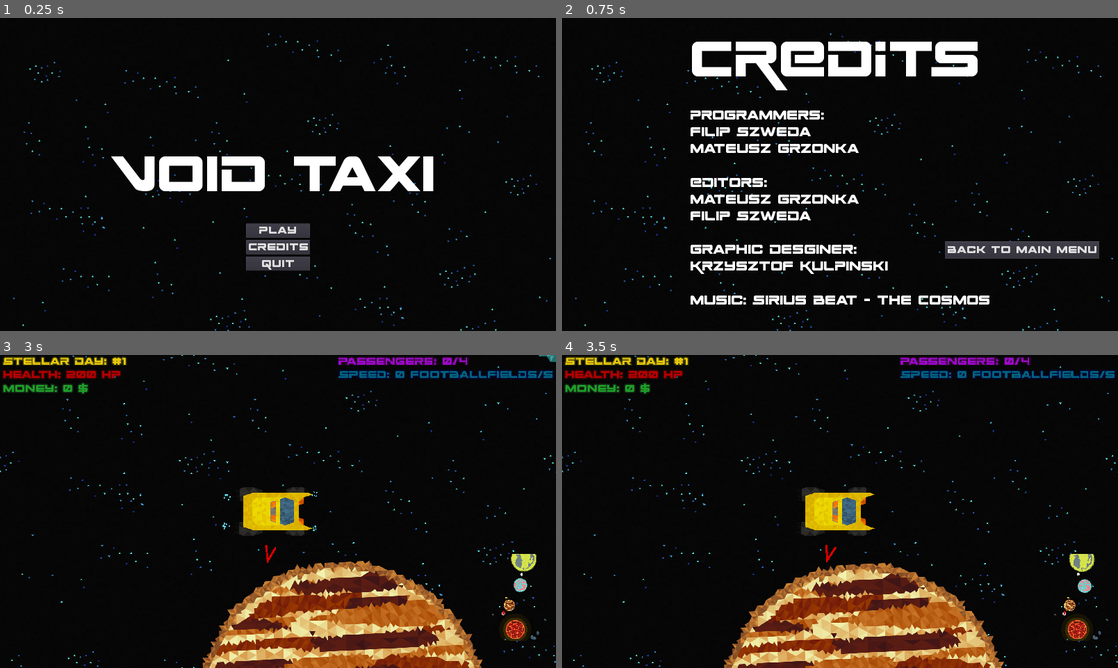
Above: before the commit, frames 1-4 (two rows, left to right).
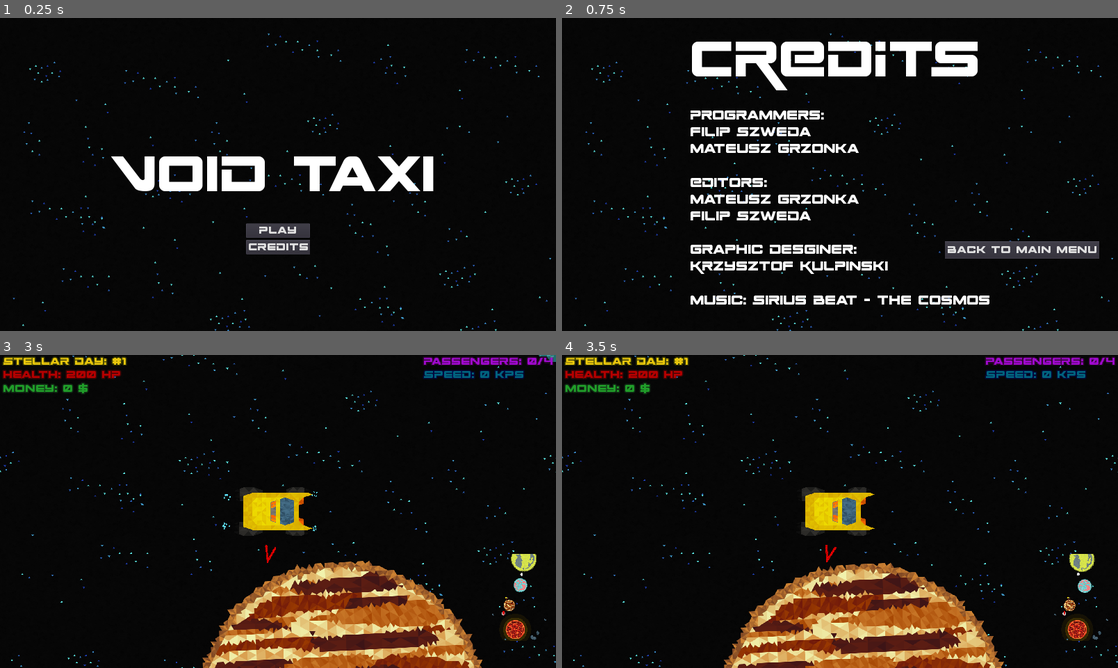
Above: after the commit, the same moments.

Repository: game-jam-team-gut/void-taxi
Game: Godot game, scene res://MainMenu.tscn
Same seed, same stepped clock (60 frames per second), same inputs: the game is played once before the commit and once after it.
Inputs:
- Up to frame 1 (0.25 s): no input
- Up to frame 2 (0.75 s): click "Credits" at 0.5 s
- Up to frame 3 (3 s): click "Back to Main Menu" at 1.25 s; click "Play" at 2 s; click "Play" at 2.75 s
- Up to frame 4 (3.5 s): no input

The runs differ from the first frame. In frame 1, 0.5% of the frame differs, in the area x 44-56%, y 76-81%; in frame 2, nothing differs; in frame 3, 1.7%, in the area x 60-100%, y 0-8%; in frame 4, 1.7%.

Commit message:
Fixed memory issues, removed all 'Quit' buttons

Diff:
--- a/Credits.tscn
+++ b/Credits.tscn
@@ -18,9 +18,6 @@
 
 [node name="Credits" type="Control"]
 script = ExtResource( 3 )
-__meta__ = {
-"_edit_use_anchors_": false
-}
 
 [node name="Sprite" type="Sprite" parent="."]
 scale = Vector2( 0.6, 0.6 )
@@ -51,15 +48,15 @@
 }
 
 [node name="Label" type="Label" parent="VBoxContainer"]
-margin_right = 1055.0
+margin_right = 1047.0
 margin_bottom = 213.0
+custom_colors/font_color = Color( 1, 1, 1, 1 )
 custom_fonts/font = SubResource( 2 )
-custom_colors/font_color = Color( 1, 1, 1, 1 )
 text = "CREDITS"
 
 [node name="MarginContainer" type="MarginContainer" parent="VBoxContainer"]
 margin_top = 217.0
-margin_right = 1055.0
+margin_right = 1047.0
 margin_bottom = 267.0
 custom_constants/margin_top = 50
 __meta__ = {
@@ -68,7 +65,7 @@
 
 [node name="Label2" type="Label" parent="VBoxContainer"]
 margin_top = 271.0
-margin_right = 1055.0
+margin_right = 1047.0
 margin_bottom = 952.0
 custom_fonts/font = SubResource( 3 )
 text = "Programmers:
@@ -86,4 +83,5 @@
 __meta__ = {
 "_edit_use_anchors_": false
 }
+
 [connection signal="pressed" from="Button" to="." method="_on_Button_pressed"]
--- a/GameOver.tscn
+++ b/GameOver.tscn
@@ -13,10 +13,6 @@
 font_data = ExtResource( 2 )
 
 [sub_resource type="DynamicFont" id=3]
-size = 48
-font_data = ExtResource( 2 )
-
-[sub_resource type="DynamicFont" id=4]
 size = 48
 font_data = ExtResource( 2 )
 
@@ -45,10 +41,10 @@
 }
 
 [node name="Label" type="Label" parent="VBoxContainer"]
-margin_right = 1418.0
+margin_right = 1406.0
 margin_bottom = 213.0
+custom_colors/font_color = Color( 1, 1, 1, 1 )
 custom_fonts/font = SubResource( 1 )
-custom_colors/font_color = Color( 1, 1, 1, 1 )
 text = "GAME OVER"
 
 [node name="VBoxContainer2" type="VBoxContainer" parent="."]
@@ -77,27 +73,9 @@
 margin_top = 57.0
 margin_right = 514.0
 margin_bottom = 106.0
+custom_colors/font_color_disabled = Color( 1, 1, 1, 1 )
 custom_fonts/font = SubResource( 3 )
-custom_colors/font_color_disabled = Color( 1, 1, 1, 1 )
 text = "Back to Main Menu"
 
-[node name="MarginContainer2" type="MarginContainer" parent="VBoxContainer2"]
-margin_top = 110.0
-margin_right = 514.0
-margin_bottom = 110.0
-__meta__ = {
-"_edit_use_anchors_": false
-}
-
-[node name="QuitButton" type="Button" parent="VBoxContainer2"]
-margin_top = 114.0
-margin_right = 514.0
-margin_bottom = 163.0
-custom_fonts/font = SubResource( 4 )
-text = "Quit"
-__meta__ = {
-"_edit_use_anchors_": false
-}
 [connection signal="pressed" from="VBoxContainer2/PlayButton" to="." method="_on_PlayButton_pressed"]
 [connection signal="pressed" from="VBoxContainer2/MainMenuButton" to="." method="_on_Button_pressed"]
-[connection signal="pressed" from="VBoxContainer2/QuitButton" to="." method="_on_Quit_pressed"]
--- a/GameOver/GameOver.gd
+++ b/GameOver/GameOver.gd
@@ -5,6 +5,3 @@
 
 func _on_Button_pressed():
 	get_tree().change_scene("res://MainMenu.tscn")
-
-func _on_Quit_pressed():
-	get_tree().quit()
--- a/MainMenu.tscn
+++ b/MainMenu.tscn
@@ -47,9 +47,6 @@
 margin_bottom = 871.5
 grow_horizontal = 2
 grow_vertical = 2
-__meta__ = {
-"_edit_use_anchors_": false
-}
 
 [node name="PlayButton" type="Button" parent="VBoxContainer2"]
 margin_right = 215.0
@@ -75,20 +72,5 @@
 "_edit_use_anchors_": false
 }
 
-[node name="MarginContainer2" type="MarginContainer" parent="VBoxContainer2"]
-margin_top = 110.0
-margin_right = 215.0
-margin_bottom = 110.0
-
-[node name="QuitButton" type="Button" parent="VBoxContainer2"]
-margin_top = 114.0
-margin_right = 215.0
-margin_bottom = 163.0
-custom_fonts/font = ExtResource( 2 )
-text = "Quit"
-__meta__ = {
-"_edit_use_anchors_": false
-}
 [connection signal="pressed" from="VBoxContainer2/PlayButton" to="." method="_on_Button_pressed"]
 [connection signal="pressed" from="VBoxContainer2/CreditsButton" to="." method="_on_CreditsButton_pressed"]
-[connection signal="pressed" from="VBoxContainer2/QuitButton" to="." method="_on_QuitButton_pressed"]
--- a/MainMenu/MainMenu.gd
+++ b/MainMenu/MainMenu.gd
@@ -5,6 +5,3 @@
 
 func _on_CreditsButton_pressed():
 	get_tree().change_scene("res://Credits.tscn")
-
-func _on_QuitButton_pressed():
-	get_tree().quit()
--- a/Story.tscn
+++ b/Story.tscn
@@ -16,9 +16,6 @@
 anchor_right = 1.0
 anchor_bottom = 1.0
 script = ExtResource( 3 )
-__meta__ = {
-"_edit_use_anchors_": false
-}
 
 [node name="Sprite" type="Sprite" parent="."]
 texture = ExtResource( 1 )
@@ -36,10 +33,10 @@
 }
 
 [node name="Label" type="Label" parent="VBoxContainer"]
-margin_right = 1869.0
+margin_right = 1868.0
 margin_bottom = 1023.0
+custom_colors/font_color = Color( 1, 1, 1, 1 )
 custom_fonts/font = SubResource( 1 )
-custom_colors/font_color = Color( 1, 1, 1, 1 )
 text = "It is a long, long night. \"Night\" is, of course,
 how your work shift has been called for hundreds
 of years and today is no different. Wheels have been
@@ -74,10 +71,11 @@
 [node name="PlayButton" type="Button" parent="VBoxContainer2"]
 margin_right = 142.0
 margin_bottom = 49.0
+custom_colors/font_color_disabled = Color( 1, 1, 1, 1 )
 custom_fonts/font = SubResource( 2 )
-custom_colors/font_color_disabled = Color( 1, 1, 1, 1 )
 text = "Play"
 __meta__ = {
 "_edit_use_anchors_": false
 }
+
 [connection signal="pressed" from="VBoxContainer2/PlayButton" to="." method="_on_PlayButton_pressed"]
--- a/Void.tscn
+++ b/Void.tscn
@@ -56,6 +56,7 @@
 stream = ExtResource( 4 )
 volume_db = -10.0
 autoplay = true
+
 [connection signal="timeout" from="AsteroidSpawner/SpawnTimer" to="AsteroidSpawner" method="_on_SpawnTimer_timeout"]
 [connection signal="timeout" from="AsteroidSpawner/AsteroidCountIncrease" to="AsteroidSpawner" method="_on_AsteroidCountIncrease_timeout"]
 [connection signal="destination_set" from="PassengersDestinationsAssigner" to="Taxi" method="_on_PassengersDestinationsAssigner_destination_set"]
--- a/Void/AsteroidSpawner.gd
+++ b/Void/AsteroidSpawner.gd
@@ -127,9 +127,11 @@
 func _on_AsteroidCountIncrease_timeout():
 	if current_max_asteroid_count < MAX_ASTEROID_COUNT:
 		current_max_asteroid_count += 1
+	var asteroids_to_erase = []
 	for asteroid in current_asteroids:
-		if asteroid != null:
+		if is_instance_valid(asteroid):
 			if asteroid.position.distance_to(sun_system_center) > MAX_ASTEROID_DISTANCE:
 				asteroid.queue_free()
 		else:
-			current_asteroids.erase(asteroid)
+			asteroids_to_erase.append(asteroid)
+	current_asteroids.erase(asteroids_to_erase)
--- a/Void/PassengersDestinationsAssigner.gd
+++ b/Void/PassengersDestinationsAssigner.gd
@@ -24,7 +24,7 @@
 func create_passenger_pickup_point(excluded_planets):
 	var passenger_pickup_point_instance = passenger_pickup_object.instance()
 	for point in current_pickup_points:
-		if point != null:
+		if is_instance_valid(point):
 			if excluded_planets == null:
 				excluded_planets = []
 			excluded_planets.append(point.get_parent())
@@ -93,7 +93,7 @@
 
 func _on_NewPassengerPickupPointTimer_timeout():
 	if len(current_pickup_points) < MAX_PICKUP_POINTS_NUMBER:
-		if current_destination:
+		if is_instance_valid(current_destination) and current_destination:
 			create_passenger_pickup_point([current_destination.get_parent()])
 		else:
 			create_passenger_pickup_point(null)
--- a/Void/Taxi.tscn
+++ b/Void/Taxi.tscn
@@ -178,9 +178,6 @@
 [node name="HBoxContainer" type="HBoxContainer" parent="CanvasLayer"]
 margin_left = 10.0
 margin_right = 1500.0
-__meta__ = {
-"_edit_use_anchors_": false
-}
 
 [node name="VBoxContainer" type="VBoxContainer" parent="CanvasLayer/HBoxContainer"]
 margin_right = 4.0
@@ -351,11 +348,12 @@
 
 [node name="AudioStreamPlayer" type="AudioStreamPlayer" parent="."]
 stream = ExtResource( 14 )
+
 [connection signal="timeout" from="ArrowToPickupPointsManager/ArrowCleanTimer" to="ArrowToPickupPointsManager" method="_on_ArrowCleanTimer_timeout"]
+[connection signal="timeout" from="DayCycleSystem/Timer" to="." method="_on_Timer_timeout"]
+[connection signal="timeout" from="DayCycleSystem/Timer" to="DayCycleSystem" method="_on_Timer_timeout"]
 [connection signal="timeout" from="DayCycleSystem/Timer" to="CanvasLayer/HBoxContainer/VBoxContainer/HBoxContainer3/Rent" method="_on_Timer_timeout"]
 [connection signal="timeout" from="DayCycleSystem/Timer" to="CanvasLayer/HBoxContainer3" method="_on_Timer_timeout"]
-[connection signal="timeout" from="DayCycleSystem/Timer" to="." method="_on_Timer_timeout"]
-[connection signal="timeout" from="DayCycleSystem/Timer" to="DayCycleSystem" method="_on_Timer_timeout"]
 [connection signal="area_entered" from="PassengerDetector" to="PassengerSystem" method="_on_PassengerDetector_area_entered"]
 [connection signal="area_entered" from="BurningDetector" to="BurnManager" method="_on_BurningDetector_area_entered"]
 [connection signal="area_exited" from="BurningDetector" to="BurnManager" method="_on_BurningDetector_area_exited"]
--- a/Void/Taxi/ArrowPointingToDestination.gd
+++ b/Void/Taxi/ArrowPointingToDestination.gd
@@ -15,7 +15,7 @@
 
 # Called every frame. 'delta' is the elapsed time since the previous frame.
 func _process(delta):
-	if destination != null and !should_be_hidden:
+	if is_instance_valid(destination) and !should_be_hidden:
 		show()
 		rotation = global_position.angle_to_point(destination.global_position) + (3 * PI)/2
 		position = get_parent().get_parent().global_position + Vector2(R, 0).rotated(rotation + (3 * PI)/2)
--- a/Void/Taxi/ArrowToPickupPointsManager.gd
+++ b/Void/Taxi/ArrowToPickupPointsManager.gd
@@ -65,9 +65,9 @@
 
 class MyCustomSorter:
 	static func custom_sort(a, b):
-		if a and b:
+		if is_instance_valid(a) and is_instance_valid(b) and a and b:
 			return a.position.distance_to(a.player.position) < b.position.distance_to(b.player.position)
-		elif a:
+		elif is_instance_valid(a) and a:
 			return true
 		else:
 			false
--- a/Void/Taxi/DayCycleSystem.gd
+++ b/Void/Taxi/DayCycleSystem.gd
@@ -1,6 +1,6 @@
 extends Node
 
-const DAY_LENGTH = 120 #new day every 2 minutes
+const DAY_LENGTH = 60 #new day every 1 minute
 
 var day = 0
 
--- a/Void/Taxi/Taxi.gd
+++ b/Void/Taxi/Taxi.gd
@@ -156,9 +156,9 @@
 	$CanvasLayer/HBoxContainer/VBoxContainer/HBoxContainer2/Health.text = "Health: " + var2str(health) + " HP" #current health
 	$CanvasLayer/HBoxContainer/VBoxContainer/HBoxContainer3/Money.text = "Money: " + var2str(money) + " $" #current money
 	if collision_raycast_forward1.is_colliding() || collision_raycast_backwards1.is_colliding():
-		$CanvasLayer/HBoxContainer2/VBoxContainer2/Speed.text = "Speed: 0 footballfields/s"
+		$CanvasLayer/HBoxContainer2/VBoxContainer2/Speed.text = "Speed: 0 kps"
 	else:
-		$CanvasLayer/HBoxContainer2/VBoxContainer2/Speed.text = "Speed: " + var2str(abs(speed)) + " footballfields/s"
+		$CanvasLayer/HBoxContainer2/VBoxContainer2/Speed.text = "Speed: " + var2str(abs(speed)) + " kps"
 
 func emit_pickup_signal(planet):
 	emit_signal("passenger_pickup", planet)
--- a/WinCredits.tscn
+++ b/WinCredits.tscn
@@ -25,9 +25,6 @@
 
 [node name="WinCredits" type="Control"]
 script = ExtResource( 4 )
-__meta__ = {
-"_edit_use_anchors_": false
-}
 
 [node name="Sprite" type="Sprite" parent="."]
 scale = Vector2( 0.6, 0.6 )
@@ -52,10 +49,10 @@
 }
 
 [node name="Label" type="Label" parent="MovingWinCredits/VBoxContainer"]
-margin_right = 1610.0
+margin_right = 1574.0
 margin_bottom = 645.0
+custom_colors/font_color = Color( 1, 1, 1, 1 )
 custom_fonts/font = SubResource( 2 )
-custom_colors/font_color = Color( 1, 1, 1, 1 )
 text = "See you
 void
 taxi driver..."
@@ -71,10 +68,10 @@
 }
 
 [node name="Label" type="Label" parent="MovingWinCredits/VBoxContainer2"]
-margin_right = 1021.0
+margin_right = 1004.0
 margin_bottom = 213.0
+custom_colors/font_color = Color( 1, 1, 1, 1 )
 custom_fonts/font = SubResource( 3 )
-custom_colors/font_color = Color( 1, 1, 1, 1 )
 text = "CREDITS"
 __meta__ = {
 "_edit_use_anchors_": false
@@ -82,7 +79,7 @@
 
 [node name="MarginContainer" type="MarginContainer" parent="MovingWinCredits/VBoxContainer2"]
 margin_top = 217.0
-margin_right = 1021.0
+margin_right = 1004.0
 margin_bottom = 267.0
 custom_constants/margin_top = 50
 __meta__ = {
@@ -91,10 +88,10 @@
 
 [node name="Label2" type="Label" parent="MovingWinCredits/VBoxContainer2"]
 margin_top = 271.0
-margin_right = 1021.0
+margin_right = 1004.0
 margin_bottom = 838.0
+custom_colors/font_color = Color( 1, 1, 1, 1 )
 custom_fonts/font = SubResource( 4 )
-custom_colors/font_color = Color( 1, 1, 1, 1 )
 text = "Programmers:
 Filip Szweda
 Mateusz Grzonka
@@ -123,13 +120,14 @@
 [node name="Button" type="Button" parent="MovingWinCredits/VBoxContainer3"]
 margin_right = 514.0
 margin_bottom = 49.0
+custom_colors/font_color_disabled = Color( 1, 1, 1, 1 )
 custom_fonts/font = SubResource( 5 )
-custom_colors/font_color_disabled = Color( 1, 1, 1, 1 )
 text = "Back to Main Menu"
 __meta__ = {
 "_edit_use_anchors_": false
 }
 
 [node name="Timer" type="Timer" parent="MovingWinCredits"]
+
 [connection signal="pressed" from="MovingWinCredits/VBoxContainer3/Button" to="." method="_on_Button_pressed"]
 [connection signal="timeout" from="MovingWinCredits/Timer" to="MovingWinCredits" method="_on_Timer_timeout"]
--- a/project.godot
+++ b/project.godot
@@ -10,7 +10,6 @@
 
 _global_script_classes=[  ]
 _global_script_class_icons={
-
 }
 
 [application]
@@ -30,30 +29,30 @@
 
 ui_left={
 "deadzone": 0.5,
-"events": [ Object(InputEventKey,"resource_local_to_scene":false,"resource_name":"","device":0,"alt":false,"shift":false,"control":false,"meta":false,"command":false,"pressed":false,"scancode":16777231,"unicode":0,"echo":false,"script":null)
+"events": [ Object(InputEventKey,"resource_local_to_scene":false,"resource_name":"","device":0,"alt":false,"shift":false,"control":false,"meta":false,"command":false,"pressed":false,"scancode":16777231,"physical_scancode":0,"unicode":0,"echo":false,"script":null)
 , Object(InputEventJoypadButton,"resource_local_to_scene":false,"resource_name":"","device":0,"button_index":14,"pressure":0.0,"pressed":false,"script":null)
-, Object(InputEventKey,"resource_local_to_scene":false,"resource_name":"","device":0,"alt":false,"shift":false,"control":false,"meta":false,"command":false,"pressed":false,"scancode":65,"unicode":0,"echo":false,"script":null)
+, Object(InputEventKey,"resource_local_to_scene":false,"resource_name":"","device":0,"alt":false,"shift":false,"control":false,"meta":false,"command":false,"pressed":false,"scancode":65,"physical_scancode":0,"unicode":0,"echo":false,"script":null)
  ]
 }
 ui_right={
 "deadzone": 0.5,
-"events": [ Object(InputEventKey,"resource_local_to_scene":false,"resource_name":"","device":0,"alt":false,"shift":false,"control":false,"meta":false,"command":false,"pressed":false,"scancode":16777233,"unicode":0,"echo":false,"script":null)
+"events": [ Object(InputEventKey,"resource_local_to_scene":false,"resource_name":"","device":0,"alt":false,"shift":false,"control":false,"meta":false,"command":false,"pressed":false,"scancode":16777233,"physical_scancode":0,"unicode":0,"echo":false,"script":null)
 , Object(InputEventJoypadButton,"resource_local_to_scene":false,"resource_name":"","device":0,"button_index":15,"pressure":0.0,"pressed":false,"script":null)
-, Object(InputEventKey,"resource_local_to_scene":false,"resource_name":"","device":0,"alt":false,"shift":false,"control":false,"meta":false,"command":false,"pressed":false,"scancode":68,"unicode":0,"echo":false,"script":null)
+, Object(InputEventKey,"resource_local_to_scene":false,"resource_name":"","device":0,"alt":false,"shift":false,"control":false,"meta":false,"command":false,"pressed":false,"scancode":68,"physical_scancode":0,"unicode":0,"echo":false,"script":null)
  ]
 }
 ui_up={
 "deadzone": 0.5,
-"events": [ Object(InputEventKey,"resource_local_to_scene":false,"resource_name":"","device":0,"alt":false,"shift":false,"control":false,"meta":false,"command":false,"pressed":false,"scancode":16777232,"unicode":0,"echo":false,"script":null)
+"events": [ Object(InputEventKey,"resource_local_to_scene":false,"resource_name":"","device":0,"alt":false,"shift":false,"control":false,"meta":false,"command":false,"pressed":false,"scancode":16777232,"physical_scancode":0,"unicode":0,"echo":false,"script":null)
 , Object(InputEventJoypadButton,"resource_local_to_scene":false,"resource_name":"","device":0,"button_index":12,"pressure":0.0,"pressed":false,"script":null)
-, Object(InputEventKey,"resource_local_to_scene":false,"resource_name":"","device":0,"alt":false,"shift":false,"control":false,"meta":false,"command":false,"pressed":false,"scancode":87,"unicode":0,"echo":false,"script":null)
+, Object(InputEventKey,"resource_local_to_scene":false,"resource_name":"","device":0,"alt":false,"shift":false,"control":false,"meta":false,"command":false,"pressed":false,"scancode":87,"physical_scancode":0,"unicode":0,"echo":false,"script":null)
  ]
 }
 ui_down={
 "deadzone": 0.5,
-"events": [ Object(InputEventKey,"resource_local_to_scene":false,"resource_name":"","device":0,"alt":false,"shift":false,"control":false,"meta":false,"command":false,"pressed":false,"scancode":16777234,"unicode":0,"echo":false,"script":null)
+"events": [ Object(InputEventKey,"resource_local_to_scene":false,"resource_name":"","device":0,"alt":false,"shift":false,"control":false,"meta":false,"command":false,"pressed":false,"scancode":16777234,"physical_scancode":0,"unicode":0,"echo":false,"script":null)
 , Object(InputEventJoypadButton,"resource_local_to_scene":false,"resource_name":"","device":0,"button_index":13,"pressure":0.0,"pressed":false,"script":null)
-, Object(InputEventKey,"resource_local_to_scene":false,"resource_name":"","device":0,"alt":false,"shift":false,"control":false,"meta":false,"command":false,"pressed":false,"scancode":83,"unicode":0,"echo":false,"script":null)
+, Object(InputEventKey,"resource_local_to_scene":false,"resource_name":"","device":0,"alt":false,"shift":false,"control":false,"meta":false,"command":false,"pressed":false,"scancode":83,"physical_scancode":0,"unicode":0,"echo":false,"script":null)
  ]
 }
 
Not shown: 1 places in Credits.tscn that only renumber resources
Not shown: 1 places in GameOver.tscn that only renumber resources
Not shown, changed: Void/Asteroids/Asteroid1.png.import
Not shown, changed: Void/Asteroids/Asteroid2.png.import
Not shown, changed: Void/Asteroids/Asteroid3.png.import
Not shown, changed: Void/Asteroids/Asteroid4.png.import
Not shown, changed: Void/Asteroids/Asteroid5.png.import
Not shown, changed: Void/Destination/cross red.png.import
Not shown, changed: Void/Destination/cross red_2.png.import
Not shown, changed: Void/Destination/crosswhite.png.import
Not shown, changed: Void/Destination/destination_1.png.import
Not shown, changed: Void/Destination/destination_2.png.import
(and 49 more such lines)
